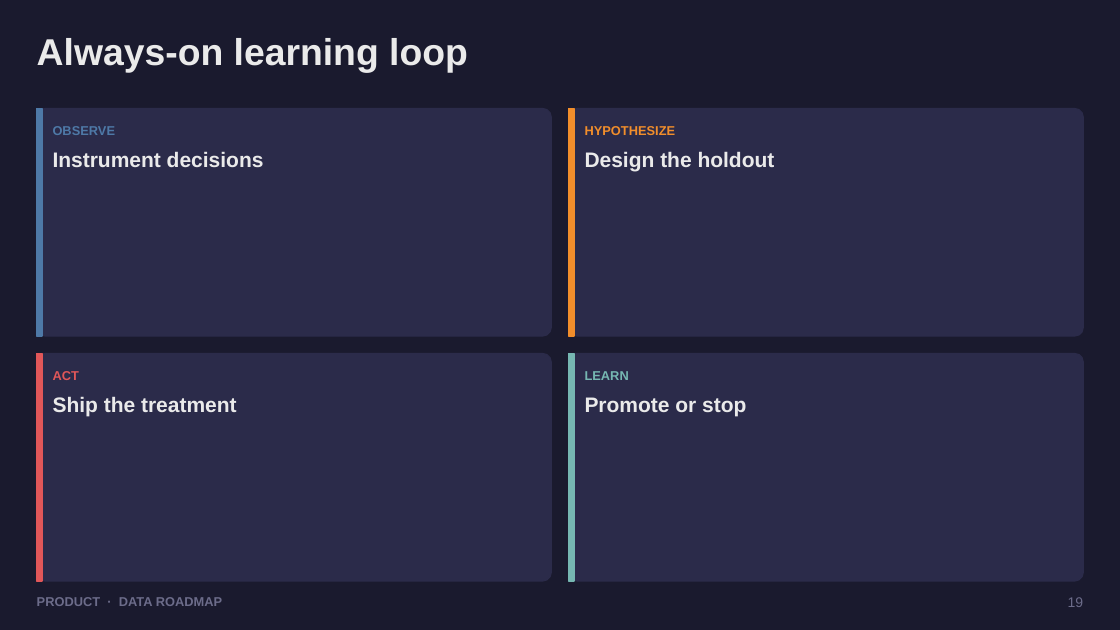
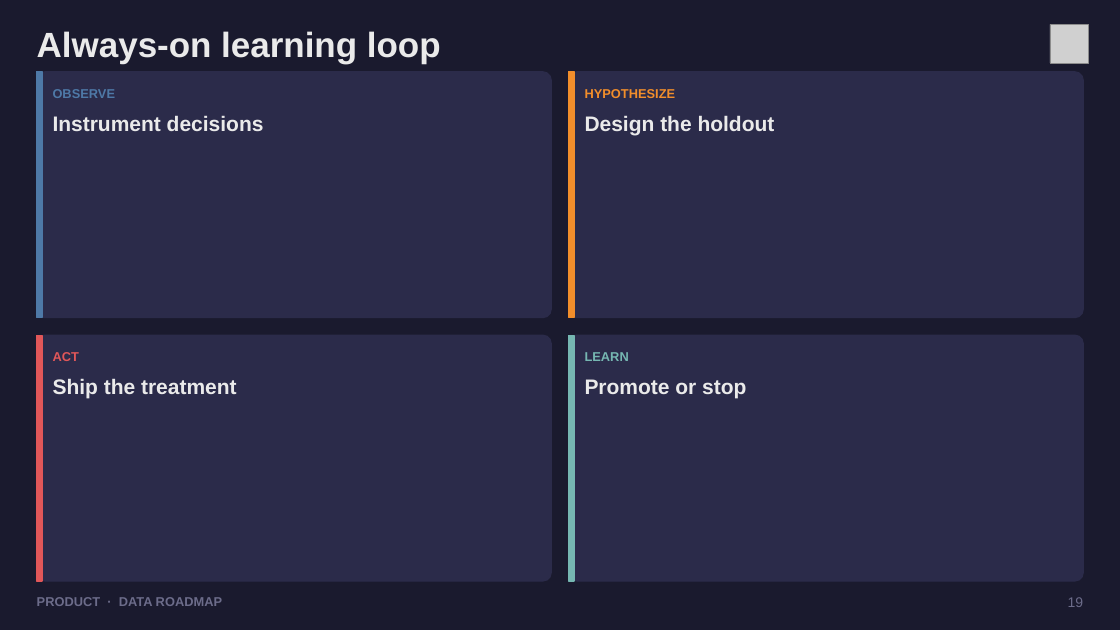
Before and after one commit to dhanesh123in/ppt-gen, a slide deck: slide 19 of examples/demo.pptx. Drawn at 1120x630 pixels with LibreOffice and Linux fonts; fonts in the diff are those of the drawing; grey boxes stand for pictures. Boxes give left, top, right and bottom in pixels: in the first picture for what was removed or moved away, otherwise in the second. Text is boxed around its words. In the diff, an @@ line names an element or a change of style, - is before the commit and + after.

```diff
--- a/examples/demo.pptx
+++ b/examples/demo.pptx
@@ text "Always-on learning loop" at (x1=37, y1=31, x2=441, y2=64): size 32 to 30 pt @@
@@ picture added at (x1=1050, y1=24, x2=1089, y2=63) @@
@@ rounded rectangle resized from (x1=37, y1=108, x2=551, y2=336) to (x1=37, y1=71, x2=551, y2=318) @@
@@ rectangle resized from (x1=37, y1=108, x2=42, y2=336) to (x1=37, y1=71, x2=42, y2=318) @@
@@ text "OBSERVE" moved from (x1=53, y1=126, x2=116, y2=135) to (x1=53, y1=89, x2=116, y2=98) @@
@@ proportions changed in 4 elements at (x1=37, y1=335, x2=551, y2=581), (x1=569, y1=335, x2=1083, y2=581), (x1=37, y1=71, x2=551, y2=318), (x1=569, y1=71, x2=1083, y2=318) @@
@@ rounded rectangle resized from (x1=569, y1=108, x2=1083, y2=336) to (x1=569, y1=71, x2=1083, y2=318) @@
@@ rectangle resized from (x1=569, y1=108, x2=574, y2=336) to (x1=569, y1=71, x2=574, y2=318) @@
@@ text "HYPOTHESIZE" moved from (x1=585, y1=126, x2=676, y2=135) to (x1=585, y1=89, x2=676, y2=98) @@
@@ text "Instrument decisions" moved from (x1=53, y1=151, x2=264, y2=167) to (x1=53, y1=115, x2=264, y2=131) @@
@@ text "Design the holdout" moved from (x1=585, y1=151, x2=775, y2=172) to (x1=585, y1=115, x2=775, y2=135) @@
@@ rounded rectangle resized from (x1=37, y1=354, x2=551, y2=581) to (x1=37, y1=335, x2=551, y2=581) @@
@@ rectangle resized from (x1=37, y1=354, x2=42, y2=581) to (x1=37, y1=335, x2=42, y2=581) @@
@@ text "ACT" moved from (x1=53, y1=371, x2=79, y2=380) to (x1=53, y1=352, x2=79, y2=361) @@
@@ rounded rectangle resized from (x1=569, y1=354, x2=1083, y2=581) to (x1=569, y1=335, x2=1083, y2=581) @@
@@ rectangle resized from (x1=569, y1=354, x2=574, y2=581) to (x1=569, y1=335, x2=574, y2=581) @@
@@ text "LEARN" moved from (x1=585, y1=371, x2=629, y2=380) to (x1=585, y1=352, x2=629, y2=361) @@
@@ text "Ship the treatment" moved from (x1=53, y1=396, x2=237, y2=417) to (x1=53, y1=378, x2=237, y2=399) @@
@@ text "Promote or stop" moved from (x1=585, y1=397, x2=746, y2=417) to (x1=585, y1=379, x2=746, y2=399) @@
```
Also in this commit, not shown: 29 other slides changed, 9 other files.
